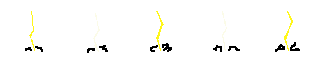
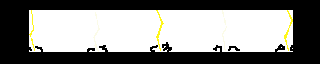
Layers edited between the first and the second 320x64 image:
"Pasted Layer": opacity 100% → 75%, painted on it over left=29, top=10, right=293, bottom=43
